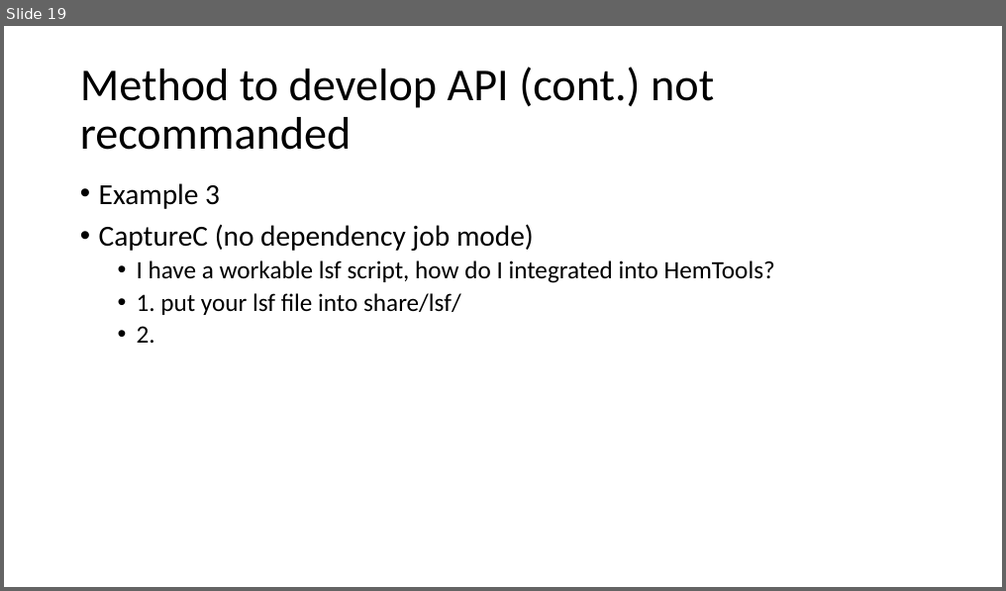
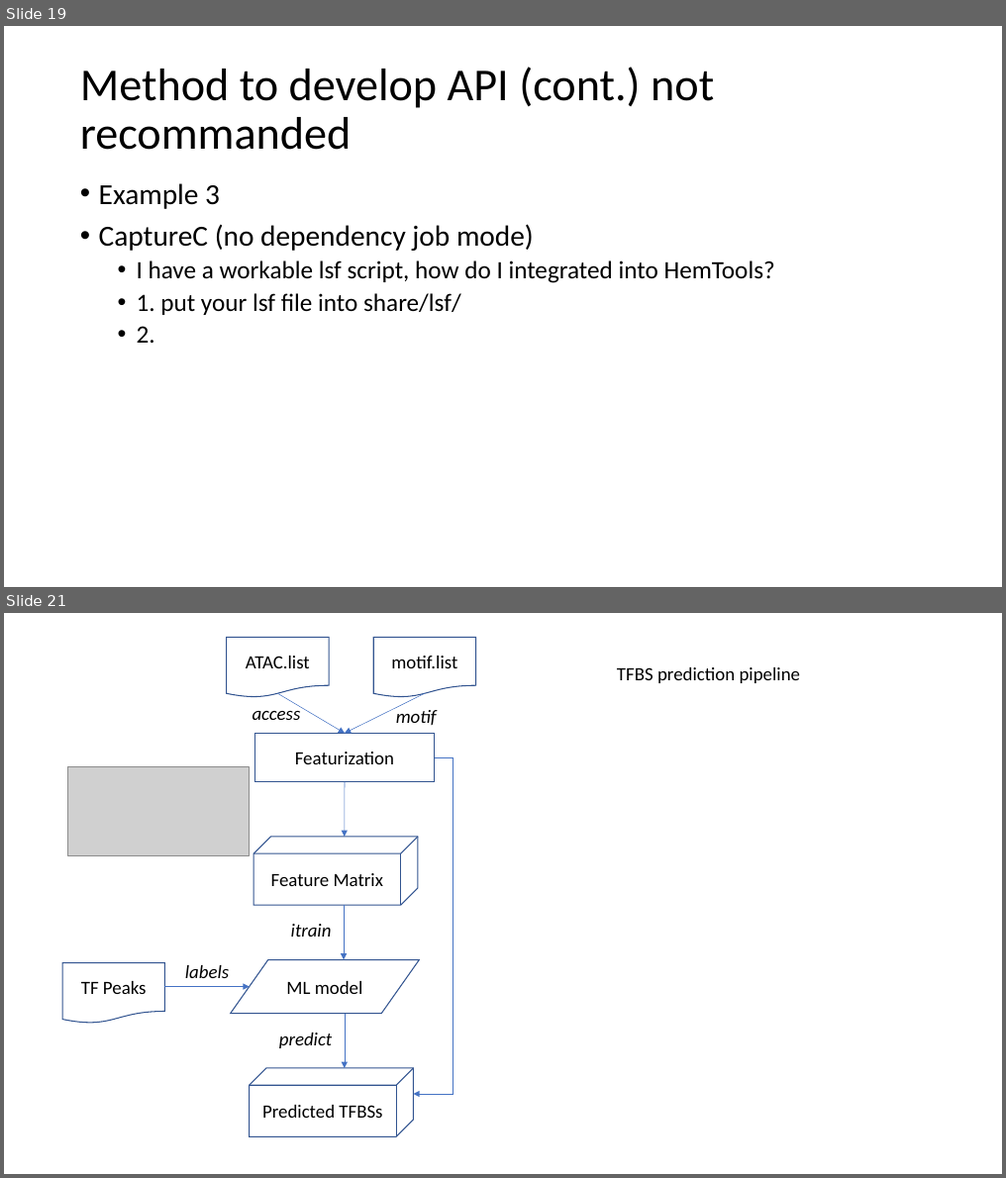
Before and after one commit to YichaoOU/HemTools, a slide deck: HemTools design.pptx. Shown one above the other, each under a label of ours: slide 19 before the commit, slides 19 and 21 after it; the slides between them are not shown. The pictures are 1006x591 and 1006x1178 pixels, drawn with LibreOffice and Linux fonts; fonts in the diff are those of the drawing; grey boxes stand for pictures. Boxes give left, top, right and bottom in pixels: in the first picture for what was removed or moved away, otherwise in the second. Text is boxed around its words. In the diff, an @@ line names an element or a change of style, - is before the commit and + after.

```diff
--- a/HemTools design.pptx
+++ b/HemTools design.pptx
@@ slide 21 added at (4,613,1002,1174), background #FFFFFF @@
@@ flow chart document added at (227,637,329,697), outline #325491 1 pt, 18 pt, text #000000 @@
+ATAC.list
@@ flow chart document added at (374,637,476,697), outline #325491 1 pt, 18 pt, text #000000 @@
+motif.list
@@ text added at (617,667,800,683), 18 pt, text #000000 @@
+TFBS prediction pipeline
@@ arrow added from (278, 694) to (345, 734), #4472C4 0.5 pt @@
@@ arrow added from (425, 694) to (345, 734), #4472C4 0.5 pt @@
@@ text added at (252,705,301,720), 18 pt, text #000000, italic @@
+access
@@ text added at (396,710,437,725), 18 pt, text #000000, italic @@
+motif
@@ rectangle added at (254,734,435,782), outline #325491 1 pt, 18 pt, text #000000 @@
+Featurization
@@ elbow arrow added from (435, 758) to (414, 1094), #4472C4 0.5 pt @@
@@ picture added at (67,767,250,856) @@
@@ arrow added from (345, 782) to (345, 837), #4472C4 0.5 pt @@
@@ cube added at (254,837,418,906), outline #325491 1 pt, 18 pt, text #000000 @@
+Feature Matrix
@@ arrow added from (344, 906) to (344, 960), #4472C4 0.5 pt @@
@@ text added at (291,924,332,937), 18 pt, text #000000, italic @@
+itrain
@@ flow chart document added at (62,963,165,1024), outline #325491 1 pt, 18 pt, text #000000 @@
+TF Peaks
@@ text added at (185,965,229,978), 18 pt, text #000000, italic @@
+labels
@@ flow chart input output added at (230,960,419,1014), outline #325491 1 pt, 18 pt, text #000000 @@
+ML model
@@ arrow added from (165, 986) to (250, 986), #4472C4 0.5 pt @@
@@ arrow added from (345, 1014) to (345, 1068), #4472C4 0.5 pt @@
@@ text added at (279,1033,332,1049), 18 pt, text #000000, italic @@
+predict
@@ cube added at (250,1068,414,1137), outline #325491 1 pt, 18 pt, text #000000 @@
+Predicted TFBSs
```
Also in this commit, not shown: 5 other slides added, 3 other files.
